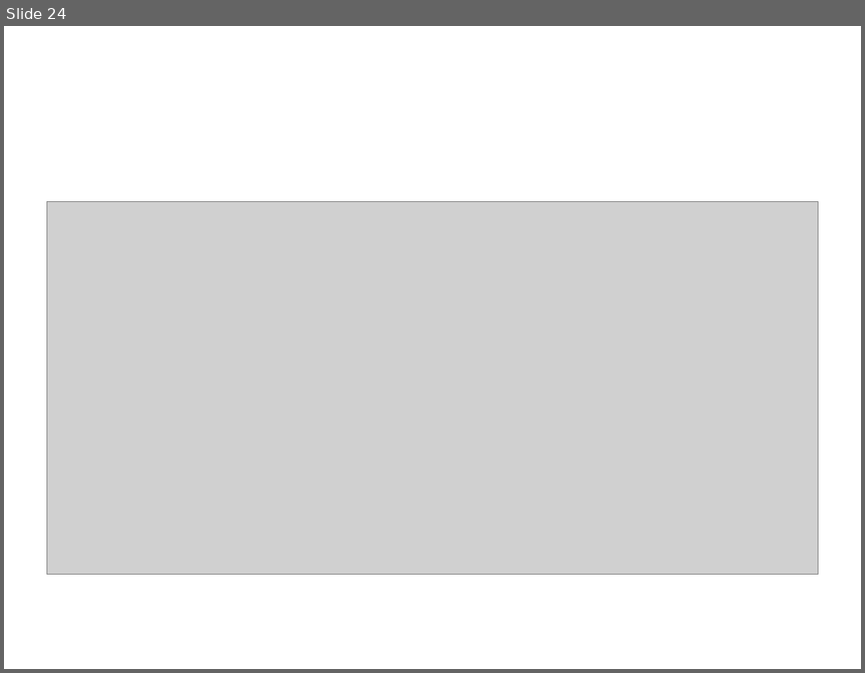
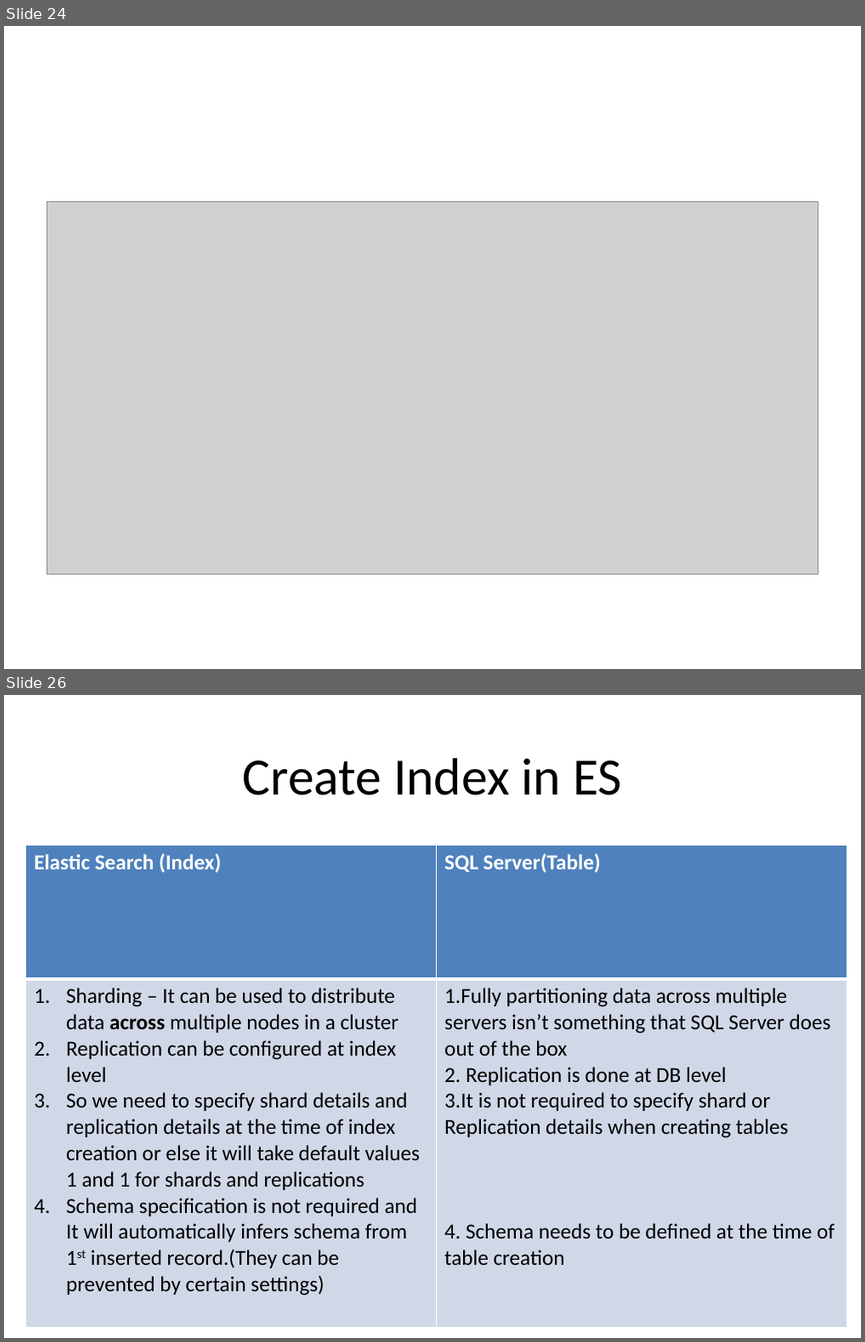
Before and after one commit to pavanarya/MySessions, a slide deck: Elastic Search.pptx. Shown one above the other, each under a label of ours: slide 24 before the commit, slides 24 and 26 after it; the slides between them are not shown. The pictures are 865x673 and 865x1342 pixels, drawn with LibreOffice and Linux fonts; fonts in the diff are those of the drawing; grey boxes stand for pictures. Boxes give left, top, right and bottom in pixels: in the first picture for what was removed or moved away, otherwise in the second. Text is boxed around its words. In the diff, an @@ line names an element or a change of style, - is before the commit and + after.

```diff
--- a/Elastic Search.pptx
+++ b/Elastic Search.pptx
@@ slide 26 added at box(4, 695, 861, 1338), background #FFFFFF @@
@@ title added at box(243, 758, 622, 795), 44 pt, text #000000 @@
+Create Index in ES
@@ table added at box(25, 845, 846, 1321), 2 rows, 2 columns @@
+Elastic Search (Index) | SQL Server(Table)
+Sharding – It can be used to distribute data across multiple nodes in a cluster / Replication can be configured at index level / So we need to specify shard details and replication details at the time of index creation or else it will take default values 1 and 1 for shards and replications / Schema specification is not required and It will automatically infers schema from 1st inserted record.(They can be prevented by certain settings) | 1.Fully partitioning data across multiple servers isn’t something that SQL Server does out of the box / 2. Replication is done at DB level / 3.It is not required to specify shard or Replication details when creating tables / 4. Schema needs to be defined at the time of table creation
```
Also in this commit, not shown: 4 slides changed, 31 other slides added, 2 slides removed, 1 other file.
